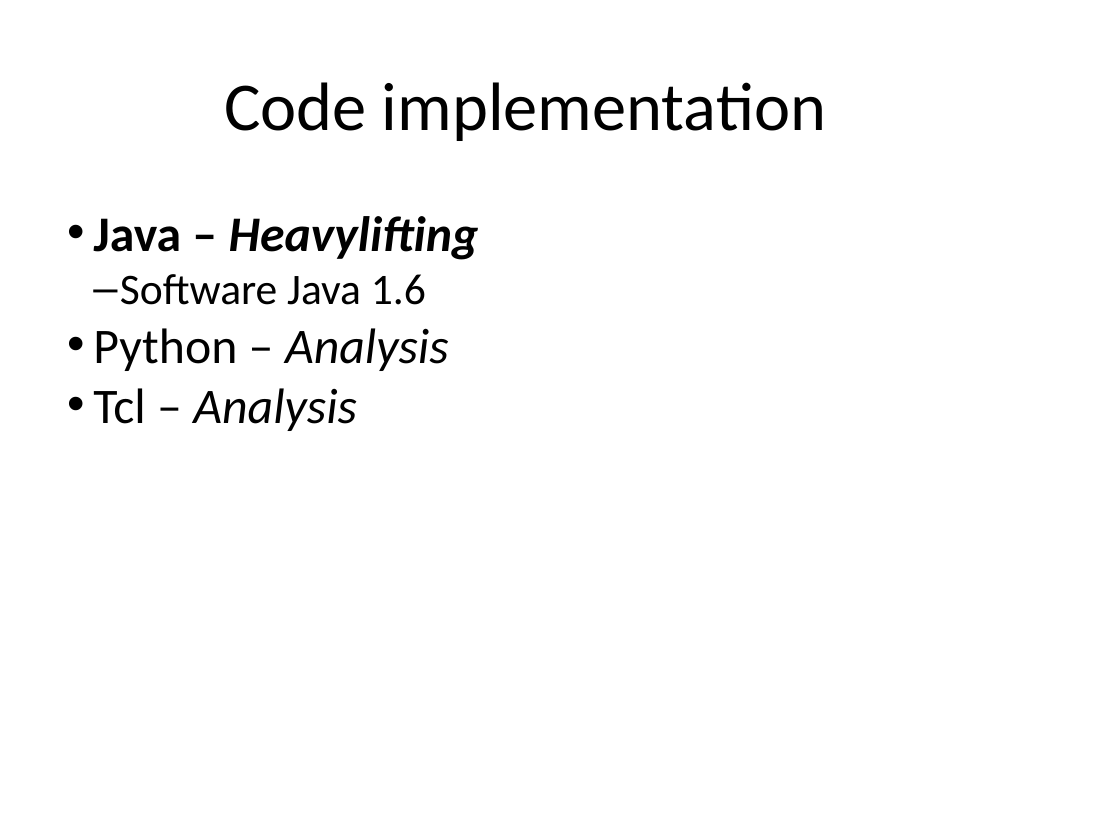
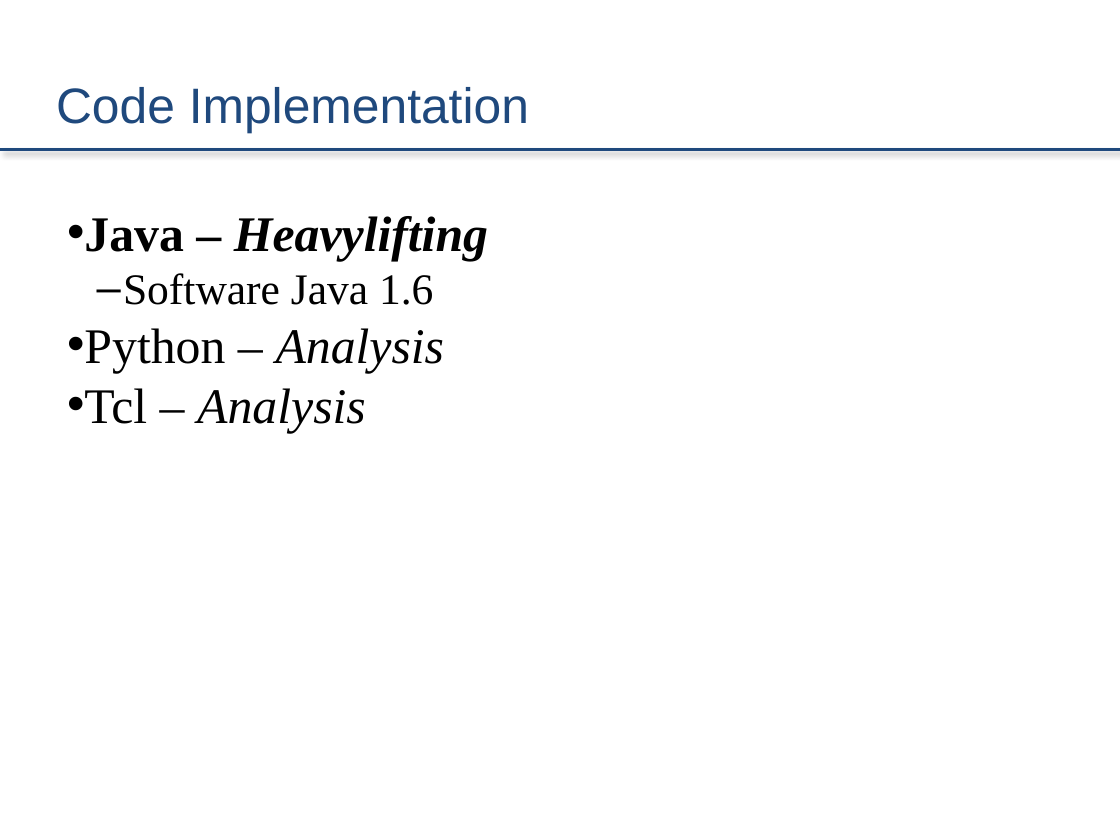
Before and after one commit to zestrada/atomicscalesimulationgroup2, a slide deck: slide 7 of Presentation/FinalPresentation.pptx. Drawn at 1120x840 pixels with LibreOffice and Linux fonts; fonts in the diff are those of the drawing. Boxes give left, top, right and bottom in pixels: in the first picture for what was removed or moved away, otherwise in the second. Text is boxed around its words. In the diff, an @@ line names an element or a change of style, - is before the commit and + after.

```diff
--- a/Presentation/FinalPresentation.pptx
+++ b/Presentation/FinalPresentation.pptx
@@ title at box(56, 87, 529, 133): text changed; size 44 to 32 pt; font Calibri to Arial; text colour #000000 to #1F497D @@
-Code implementation
+Code Implementation
@@ line added from (0, 149) to (1120, 149), #1F497D 2.25 pt @@
@@ text "Java – Heavylifting" at box(84, 216, 488, 433): font Calibri to Times New Roman; indent changed @@
```
Also in this commit, not shown: 6 other slides changed, 4 slides added, 5 slides removed.
